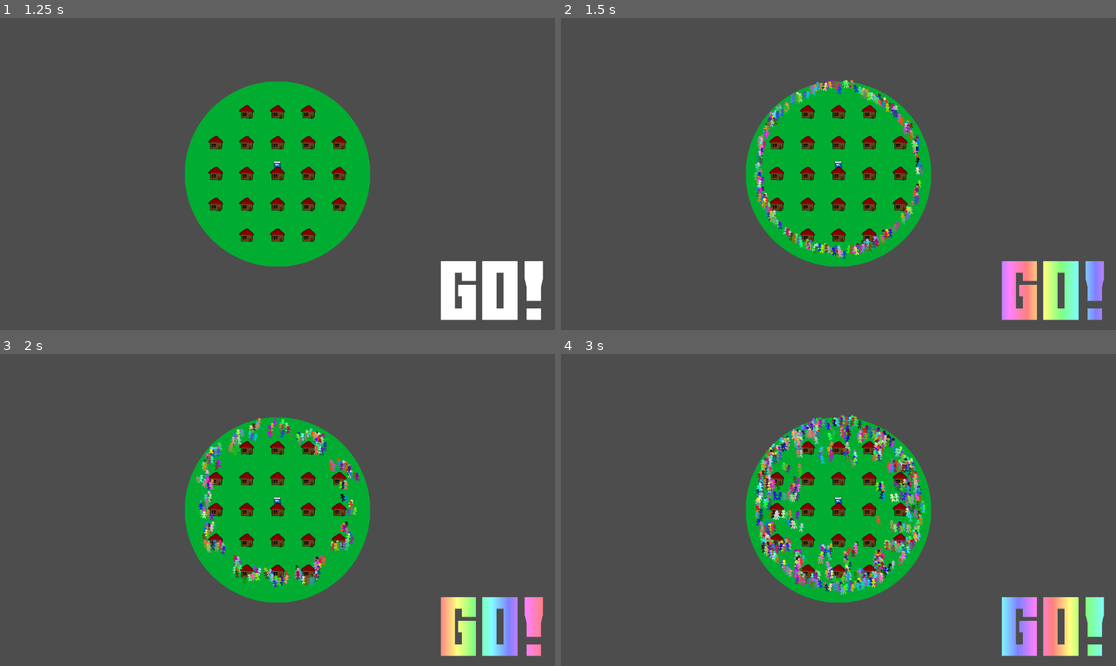
Above: before the commit, frames 1-4 (two rows, left to right).
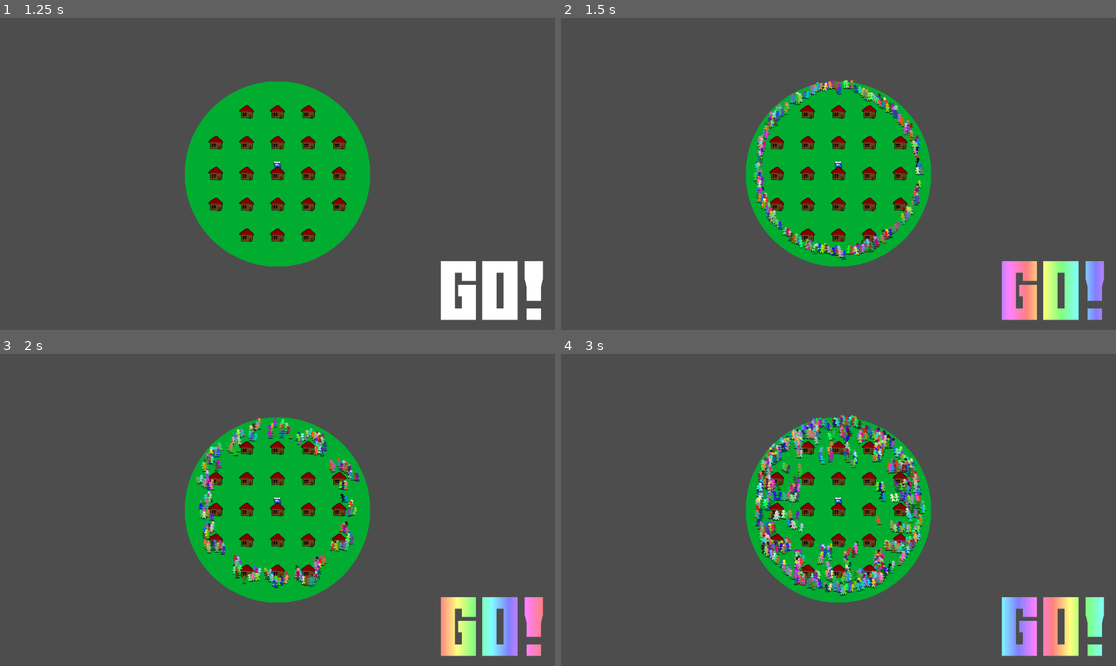
Above: after the commit, the same moments.

Repository: Viggzta/gmtk-jam-2024
Game: Godot game, scene res://main_menu.tscn
Two runs of this game, one before a commit and one after it. Both use one fixed random seed, a clock stepped at 60 frames per second and the inputs below.
Inputs (mouse positions are in pixels of both pictures, inside the frame that each line leads up to):
- Up to frame 1 (1.25 s): click (271, 130) at 0.5 s
- Up to frame 2 (1.5 s): click (1054, 289) at 1.25 s
- Up to frame 3 (2 s): no input
- Up to frame 4 (3 s): click (1054, 625) at 2 s; click (1054, 625) at 2.75 s

Frame 1 is identical in both runs. In frame 2, 0.4% of the frame differs, in the area x 34-66%, y 22-78%; in frame 3, 0.3%; in frame 4, 0.8%.

Commit message:
dude shadoe

Diff:
--- a/src/scenes/npc/dude.tscn
+++ b/src/scenes/npc/dude.tscn
@@ -1,6 +1,7 @@
-[gd_scene load_steps=5 format=3 uid="uid://djlmuqxobsbjc"]
+[gd_scene load_steps=6 format=3 uid="uid://djlmuqxobsbjc"]
 
 [ext_resource type="Script" path="res://scenes/npc/dude.gd" id="1_t7m2o"]
+[ext_resource type="Texture2D" uid="uid://bohxqey7kp7ay" path="res://art/shadow.png" id="3_3k5n3"]
 [ext_resource type="Texture2D" uid="uid://dav3o5ahega2w" path="res://art/dude1.png" id="3_w8clx"]
 
 [sub_resource type="CircleShape2D" id="CircleShape2D_3j1se"]
@@ -31,3 +32,11 @@
 [node name="CollisionShape2D" type="CollisionShape2D" parent="Area2D"]
 shape = SubResource("CircleShape2D_h70pd")
 debug_color = Color(0.634322, 0.447805, 0.734484, 0.42)
+
+[node name="Shadow" type="Sprite2D" parent="."]
+modulate = Color(1, 1, 1, 0.67451)
+show_behind_parent = true
+z_index = -4000
+position = Vector2(-2.98023e-07, 1.25)
+scale = Vector2(0.34375, 0.132813)
+texture = ExtResource("3_3k5n3")
Binary file added: src/art/shadow.png
Not shown, added: src/art/shadow.png.import
